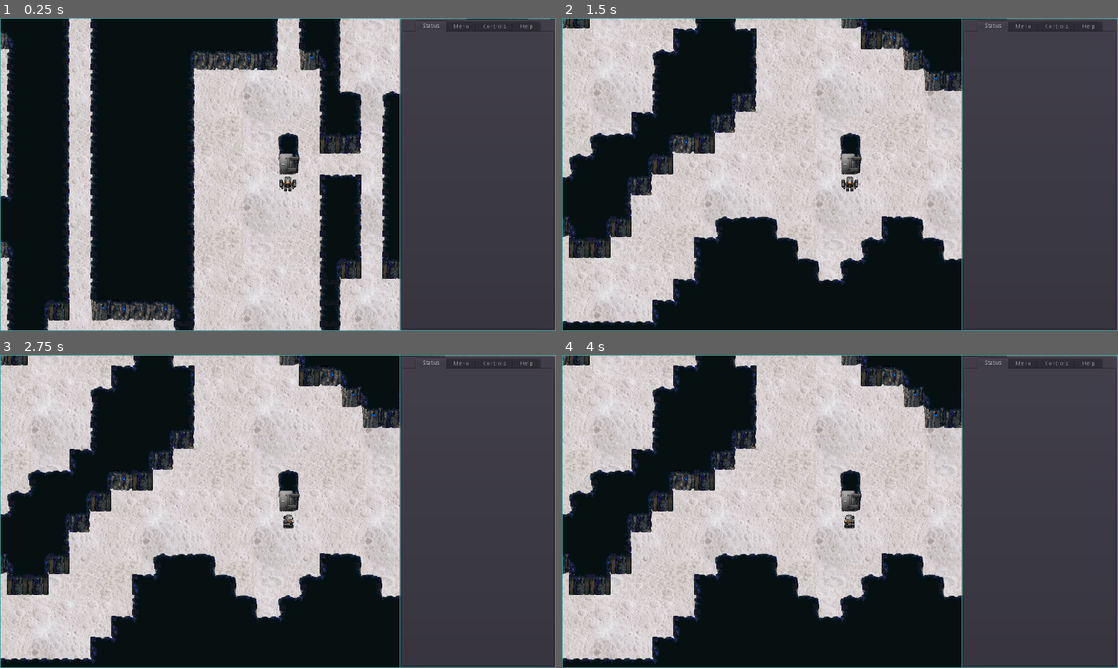
Above: before the commit, frames 1-4 (two rows, left to right).
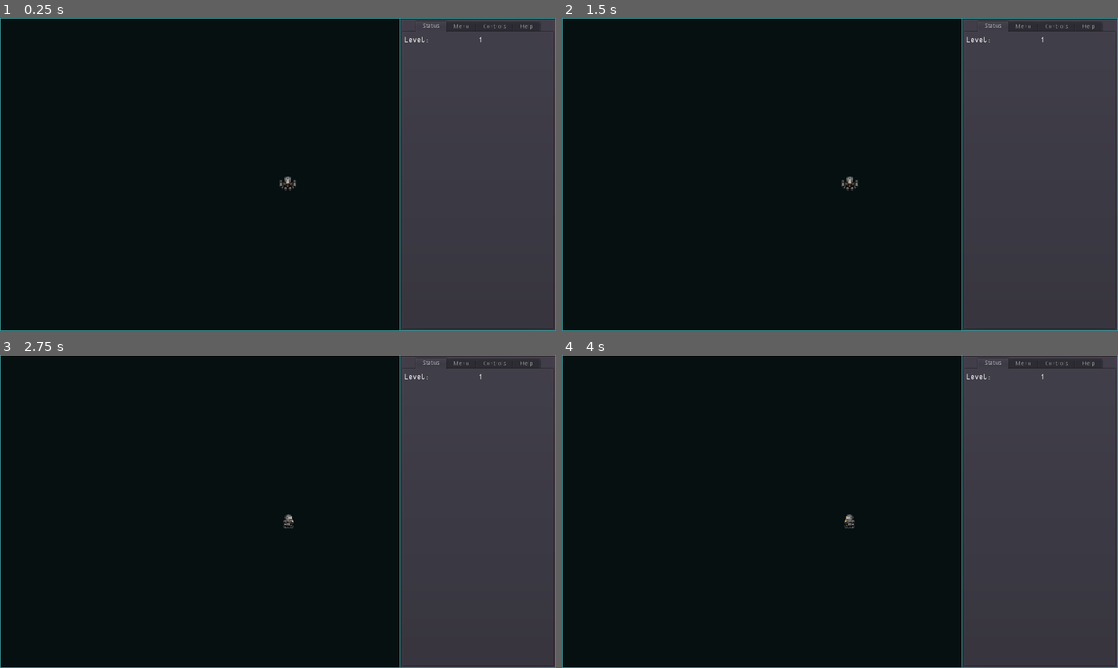
Above: after the commit, the same moments.

Repository: sarrowsmith/quasidroid
Game: Godot game, scene res://Main.tscn
The game is run twice, just before and just after one commit, with the same random seed, the same clock (stepped at 60 frames per second) and the same inputs.
Inputs (mouse positions are in pixels of both pictures, inside the frame that each line leads up to):
- Up to frame 1 (0.25 s): no input
- Up to frame 2 (1.5 s): tap Enter at 0.5 s; move the mouse to (962, 158) at 0.52 s; hold L (move_right) 0.53-1.28 s; tap U at 0.6 s; click (962, 158) at 0.67 s; tap Delete (map_reset) at 1.25 s; move the mouse to (728, 190) at 1.27 s; hold J (move_down) from 1.28 s (still down); tap Z at 1.35 s
- Up to frame 3 (2.75 s): tap Delete (map_reset) at 2 s; move the mouse to (333, 442) at 2.02 s; release J (move_down) at 2.03 s; hold L (move_right) from 2.03 s (still down); tap X at 2.1 s
- Up to frame 4 (4 s): tap Delete (map_reset) at 2.75, 3.5 s; move the mouse to (812, 574) at 2.77 s; release L (move_right) at 2.78 s; hold K (move_up) 2.78-3.53 s; tap U at 2.85 s; click (812, 574) at 2.92 s; move the mouse to (1006, 558) at 3.52 s; hold H (move_left) from 3.53 s (still down); tap Z at 3.6 s

The runs differ from the first frame. In frame 1, 37% of the frame differs, in the area x 0-100%, y 0-100%; in frame 2, 45%; in frame 3, 45%, in the area x 0-100%, y 0-99%; in frame 4, 45%.
Error after the commit: Invalid get index '0' (on base: 'Array'). (res://robots/Player.gd:11)

Commit message:
Non-functional checkpoint

Diff:
--- a/Main.gd
+++ b/Main.gd
@@ -3,14 +3,15 @@
 
 export(int) var game_seed
 export(int) var pan_speed = 8
+export(NodePath) var status_path
+
 onready var world_size = $World.world_size
-onready var panel = $View.get_node("Panel")
+onready var status_box = get_node(status_path)
 
 
 func _ready():
 	seed(game_seed)
-	$Player.change_level($World.create())
-	$View.position = $Player.position
+	change_level($World.create())
 
 
 const input_map = {
@@ -52,3 +53,8 @@
 	$World.change_level(level)
 	$Player.change_level(level)
 	$View.position = $Player.position
+	set_value("Level", level.map_name)
+
+
+func set_value(name, value):
+	status_box.get_node(name).set_value(value)
--- a/Main.tscn
+++ b/Main.tscn
@@ -11,6 +11,7 @@
 
 [node name="Main" type="Node2D"]
 script = ExtResource( 2 )
+status_path = NodePath("View/Panel/VSplitContainer/TabContainer/Status")
 
 [node name="World" parent="." instance=ExtResource( 1 )]
 
@@ -85,10 +86,12 @@
 size_flags_horizontal = 3
 size_flags_vertical = 3
 
-[node name="LabelledValue" parent="View/Panel/VSplitContainer/TabContainer/Status" instance=ExtResource( 5 )]
-margin_top = 0.0
-margin_right = 338.0
-margin_bottom = 23.0
+[node name="Level" parent="View/Panel/VSplitContainer/TabContainer/Status" instance=ExtResource( 5 )]
+margin_top = 0.0
+margin_right = 338.0
+margin_bottom = 23.0
+label = "Level:"
+default = "0"
 
 [node name="Menu" type="VBoxContainer" parent="View/Panel/VSplitContainer/TabContainer"]
 visible = false
@@ -160,6 +163,7 @@
 margin_right = 40.0
 margin_bottom = 40.0
 custom_fonts/normal_font = SubResource( 1 )
+text = "Shut down the rogue robots on all 7 levels of the mining complex to allow the automated systems to reboot safely."
 
 [node name="ColorRectBottom" type="ColorRect" parent="View"]
 anchor_top = 1.0
--- a/World.gd
+++ b/World.gd
@@ -14,6 +14,8 @@
 
 
 func change_level(level):
+	if level == active_level:
+		return
 	active_level.set_visible(false)
 	level.generate()
 	active_level = level
--- a/levels/Level.gd
+++ b/levels/Level.gd
@@ -14,6 +14,7 @@
 var prototypes = null
 var lifts = []
 var access = {}
+var map_name = ""
 
 
 func _ready():
@@ -35,6 +36,16 @@
 		level = parent.level + 1
 		prototypes = parent.prototypes
 		world = parent.world
+	var depth = 0
+	var up = parent
+	while up and up.rooms:
+		depth += 1
+		up = up.parent
+	map_name = String(level)
+	if depth:
+		var A = "-A".to_ascii()
+		A.set(1, A[1]+depth-1)
+		map_name += A.get_string_from_ascii()
 	level_seed = randi()
 
 
